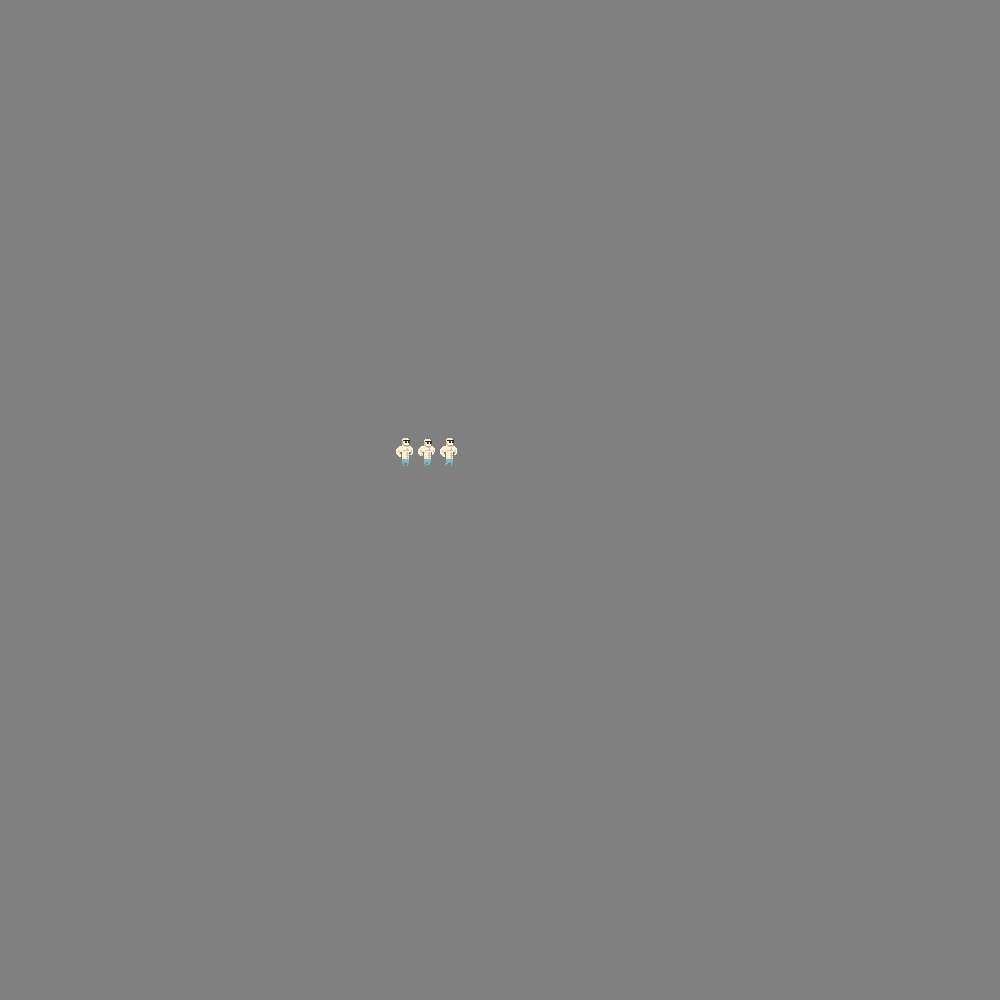
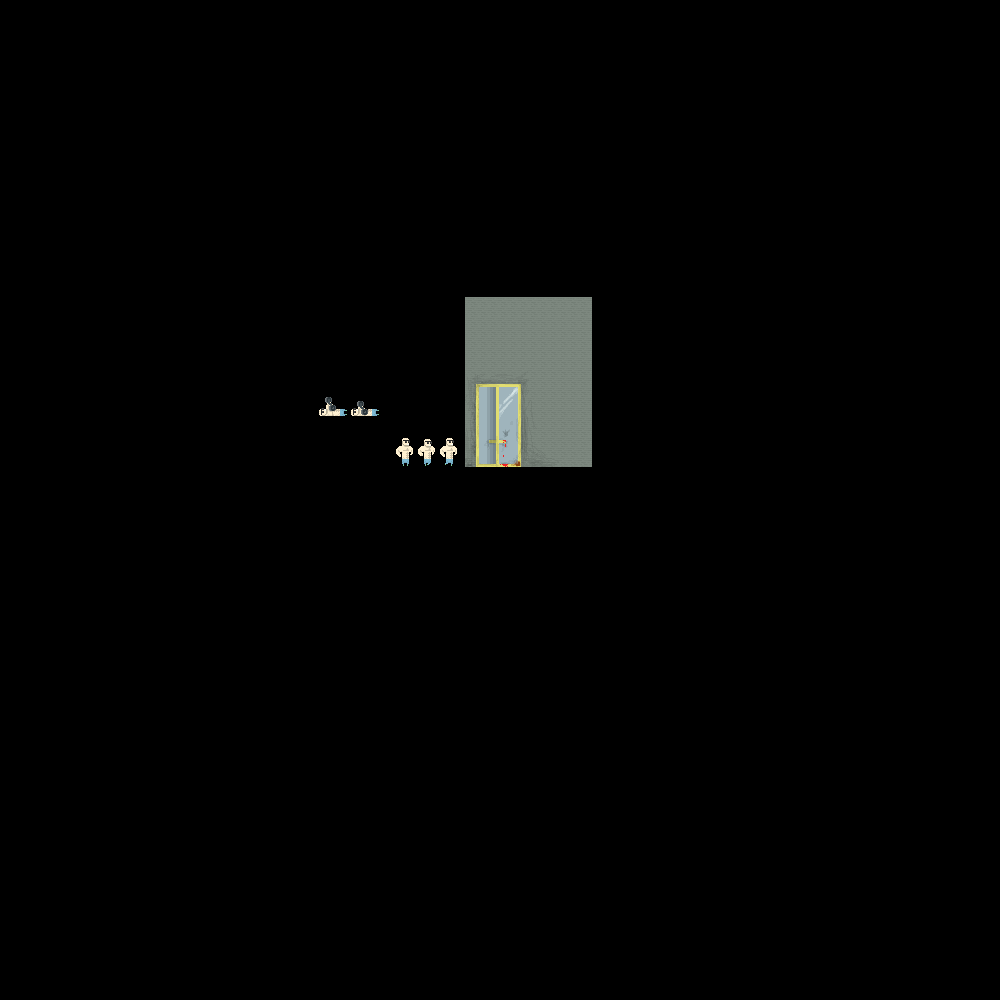
Layers edited between the first and the second 1000 x 1000 image:
added layer "burroughs getting some copy" above "burroughs getting some" over [351, 401, 379, 416]
added layer "burroughs getting some" above "Layer 2" over [319, 397, 347, 416]
added layer "Layer 2" above "stroke" over [464, 297, 592, 474]
painted on "Layer 1" over [0, 0, 1000, 1000]
